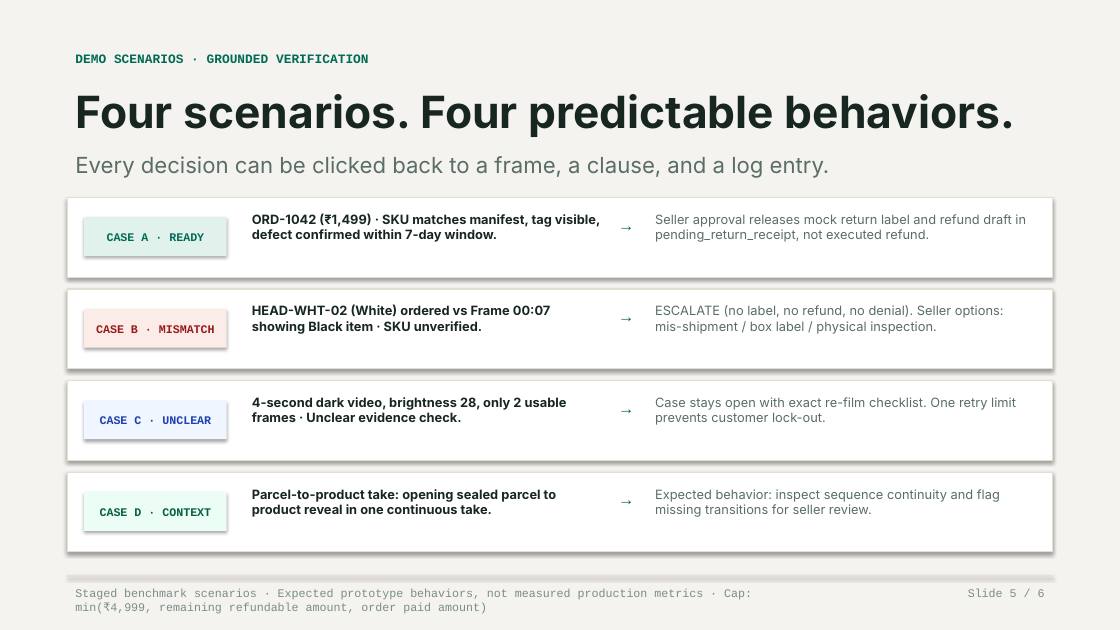
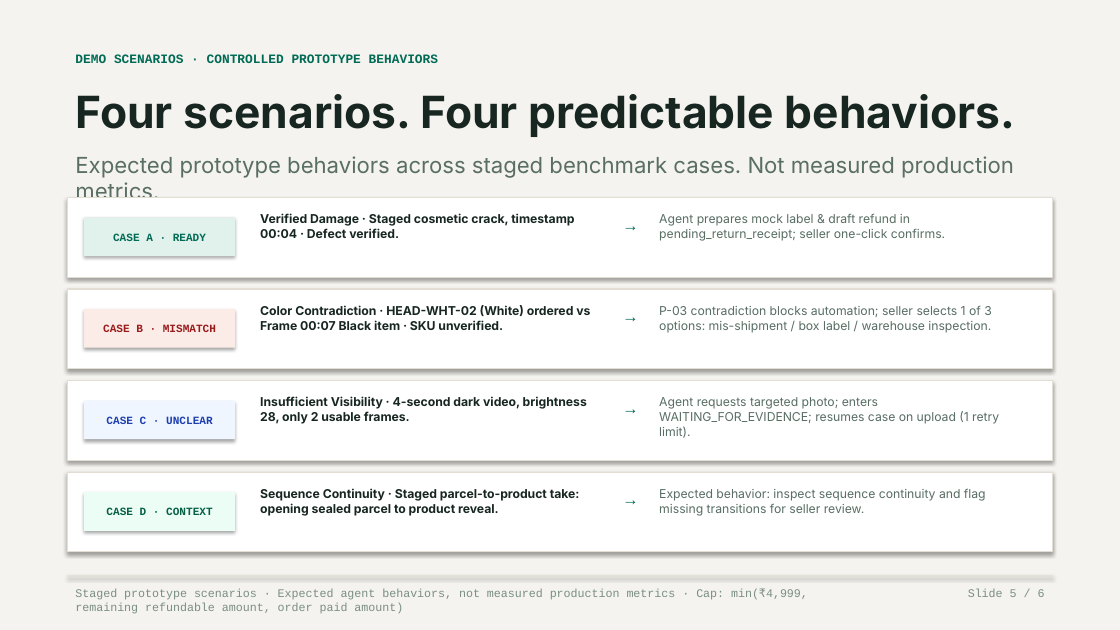
Before and after one commit to lenamkhanhh/hack4hack, a slide deck: slide 5 of ReturnLens_v4.pptx. Drawn at 1120x630 pixels with LibreOffice and Linux fonts; fonts in the diff are those of the drawing. Boxes give left, top, right and bottom in pixels: in the first picture for what was removed or moved away, otherwise in the second. Text is boxed around its words. In the diff, an @@ line names an element or a change of style, - is before the commit and + after.

Commit message:
feat(v4): judge-level polish, dynamic agentic trace, technical Q&A defense, and deliverable synchronization

```diff
--- a/ReturnLens_v4.pptx
+++ b/ReturnLens_v4.pptx
@@ text at bbox=[75, 54, 438, 63]: text changed @@
-DEMO SCENARIOS · GROUNDED VERIFICATION
+DEMO SCENARIOS · CONTROLLED PROTOTYPE BEHAVIORS
@@ text at bbox=[75, 156, 1014, 197]: text changed @@
-Every decision can be clicked back to a frame, a clause, and a log entry.
+Expected prototype behaviors across staged benchmark cases. Not measured production metrics.
@@ rectangle "CASE A · READY": place and size @@
-rectangle "CASE A · READY" at bbox=[84, 218, 227, 256]
+rectangle "CASE A · READY" at bbox=[84, 218, 235, 256]
@@ text at bbox=[260, 213, 574, 238]: text changed; size 11 to 10.5 pt @@
-ORD-1042 (₹1,499) · SKU matches manifest, tag visible, defect confirmed within 7-day window.
+Verified Damage · Staged cosmetic crack, timestamp 00:04 · Defect verified.
@@ text at bbox=[659, 213, 945, 241]: text changed; size 11 to 10.5 pt @@
-Seller approval releases mock return label and refund draft in pending_return_receipt, not executed refund.
+Agent prepares mock label & draft refund in pending_return_receipt; seller one-click confirms.
@@ rectangle "CASE B · MISMATCH": place and size @@
-rectangle "CASE B · MISMATCH" at bbox=[84, 309, 227, 348]
+rectangle "CASE B · MISMATCH" at bbox=[84, 309, 235, 348]
@@ text at bbox=[260, 305, 590, 330]: text changed; size 11 to 10.5 pt @@
-HEAD-WHT-02 (White) ordered vs Frame 00:07 showing Black item · SKU unverified.
+Color Contradiction · HEAD-WHT-02 (White) ordered vs Frame 00:07 Black item · SKU unverified.
@@ text at bbox=[659, 305, 992, 333]: text changed; size 11 to 10.5 pt @@
-ESCALATE (no label, no refund, no denial). Seller options: mis-shipment / box label / physical inspection.
+P-03 contradiction blocks automation; seller selects 1 of 3 options: mis-shipment / box label / warehouse inspection.
@@ rectangle "CASE C · UNCLEAR": place and size @@
-rectangle "CASE C · UNCLEAR" at bbox=[84, 401, 227, 439]
+rectangle "CASE C · UNCLEAR" at bbox=[84, 401, 235, 439]
@@ text at bbox=[260, 396, 587, 424]: text changed; size 11 to 10.5 pt @@
-4-second dark video, brightness 28, only 2 usable frames · Unclear evidence check.
+Insufficient Visibility · 4-second dark video, brightness 28, only 2 usable frames.
@@ text at bbox=[659, 397, 999, 438]: text changed; size 11 to 10.5 pt @@
-Case stays open with exact re-film checklist. One retry limit prevents customer lock-out.
+Agent requests targeted photo; enters WAITING_FOR_EVIDENCE; resumes case on upload (1 retry limit).
@@ size 10 to 9.5 pt in 4 elements at bbox=[84, 218, 235, 256], bbox=[84, 309, 235, 348], bbox=[84, 401, 235, 439], bbox=[84, 492, 235, 531] @@
@@ rectangle "CASE D · CONTEXT": place and size @@
-rectangle "CASE D · CONTEXT" at bbox=[84, 492, 227, 531]
+rectangle "CASE D · CONTEXT" at bbox=[84, 492, 235, 531]
@@ text at bbox=[260, 488, 580, 516]: text changed; size 11 to 10.5 pt @@
-Parcel-to-product take: opening sealed parcel to product reveal in one continuous take.
+Sequence Continuity · Staged parcel-to-product take: opening sealed parcel to product reveal.
@@ 4 texts: place and size @@
-4 texts at bbox=[613, 211, 639, 528]
+4 texts at bbox=[618, 211, 643, 528]
@@ text "Expected behavior: inspect sequence continuity ..." at bbox=[659, 488, 986, 516]: size 11 to 10.5 pt @@
@@ text at bbox=[75, 589, 808, 614]: text changed @@
-Staged benchmark scenarios · Expected prototype behaviors, not measured production metrics · Cap: min(₹4,999, remaining refundable amount, order paid amount)
+Staged prototype scenarios · Expected agent behaviors, not measured production metrics · Cap: min(₹4,999, remaining refundable amount, order paid amount)
```
Also in this commit, not shown: 5 other slides changed, 19 other files.
